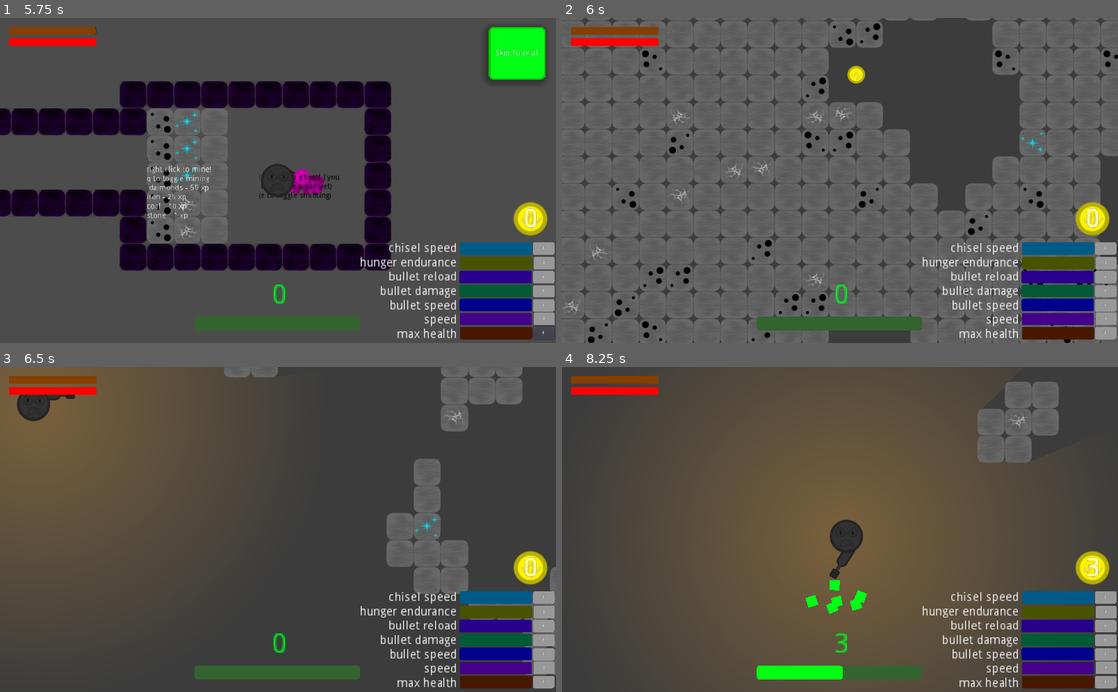
Above: before the commit, frames 1-4 (two rows, left to right).
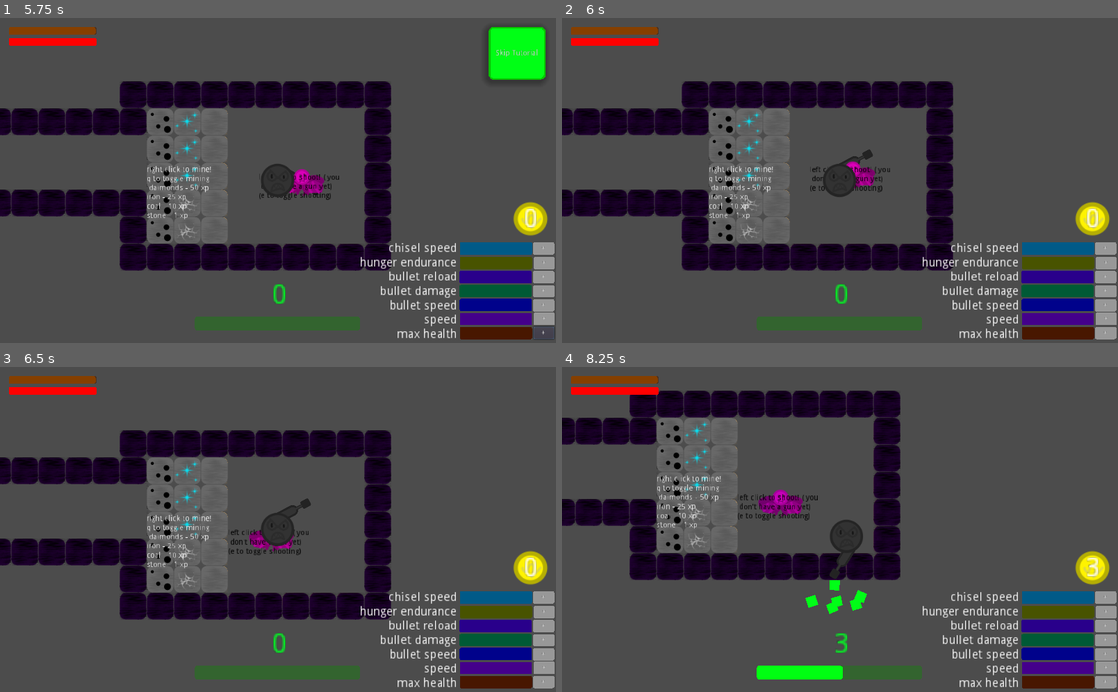
Above: after the commit, the same moments.

Repository: Z53-INCOMING/mechmine.io
Game: Godot game, scene res://scenes/World.tscn
Same seed, same stepped clock (60 frames per second), same inputs: the game is played once before the commit and once after it.
Inputs (mouse positions are in pixels of both pictures, inside the frame that each line leads up to):
- Up to frame 1 (5.75 s): click "+" at 0.5 s; click "+" at 1.25 s; click "+" at 2 s; click "+" at 2.75 s; click "+" at 3.5 s; click "+" at 4.25 s; click "+" at 5 s
- Up to frame 2 (6 s): click "Skip Tutorial" at 5.75 s
- Up to frame 3 (6.5 s): no input
- Up to frame 4 (8.25 s): tap Enter (ui_accept) at 6.5, 6.77, 7.25, 7.52, 8 s; move the mouse to (962, 513) at 6.52 s; hold Right (right) 6.53-7.28 s; tap E (auto fire) at 6.6 s; move the mouse to (728, 545) at 7.27 s; hold S (down) 7.28-8.03 s; tap Q (auto mine) at 7.35 s; move the mouse to (895, 458) at 8.02 s; hold Right (right) from 8.03 s (still down); tap X (flip) at 8.1 s

Frame 1 is identical in both runs. In frame 2, 32% of the frame differs, in the area x 0-100%, y 0-100%; in frame 3, 29%; in frame 4, 32%.
Error after the commit: Invalid set index 'position' (on base: 'null instance') with value of type 'Vector2'. (res://code/TileMap.gd:106)

Commit message:
tank to mech change finally added
I tidied up the remains of alien boss and renamed the tank, to mech.

Diff:
--- a/code/alien boss.gd
+++ /dev/null
@@ -1,51 +0,0 @@
-extends KinematicBody2D
-var past_range = false
-var health = 2000
-onready var mech = get_parent().find_node("tank")
-
-onready var laser = $laser
-onready var tentacle1 = $tentacle
-onready var tentacle2 = $tentacle2
-onready var tentacle3 = $tentacle3
-onready var tentacle4 = $tentacle4
-
-
-func _process(delta: float) -> void:
-	var tentacleDistance1 = tentacle1.global_position.distance_to(mech.global_position)
-	var tentacleDistance2 = tentacle2.global_position.distance_to(mech.global_position)
-	var tentacleDistance3 = tentacle3.global_position.distance_to(mech.global_position)
-	var tentacleDistance4 = tentacle4.global_position.distance_to(mech.global_position)
-	laser.rotation = (mech.global_position - global_position).angle()
-	if past_range != (position.distance_to(mech.position) < 1000.0):
-		laser.is_casting = !laser.is_casting
-	past_range = position.distance_to(mech.position) < 1000.0
-	move_and_slide(Vector2.ZERO)
-	if health <= 0:
-		queue_free()
-	if global_position.distance_to(mech.global_position) < 300:
-		var tentacles = [tentacleDistance1, tentacleDistance2, tentacleDistance3, tentacleDistance4]
-
-		match tentacles.find(tentacles.min()):
-			0:
-				$Tween.stop_all()
-				$Tween.interpolate_property(tentacle1, "rotation", tentacle1.rotation, (mech.global_position - tentacle1.global_position).angle(), 0.2)
-				$Tween.interpolate_property(tentacle2, "rotation", tentacle2.rotation, -45, 0.2)
-				$Tween.interpolate_property(tentacle3, "rotation", tentacle3.rotation, 45, 0.2)
-				$Tween.interpolate_property(tentacle4, "rotation", tentacle4.rotation, 135, 0.2)
-				$Tween.start()
-			1:
-				$Tween.stop_all()
-				$Tween.interpolate_property(tentacle2, "rotation", tentacle2.rotation, (mech.global_position - tentacle2.global_position).angle(), 0.2)
-				$Tween.start()
-			2:
-				$Tween.stop_all()
-				$Tween.interpolate_property(tentacle3, "rotation", tentacle3.rotation, (mech.global_position - tentacle3.global_position).angle(), 0.2)
-				$Tween.start()
-			3:
-				$Tween.stop_all()
-				$Tween.interpolate_property(tentacle4, "rotation", tentacle4.rotation, (mech.global_position - tentacle4.global_position).angle(), 0.2)
-				$Tween.start()
-
-
-func _on_Area2D_area_entered(area: Area2D) -> void:
-	health -= area.bullet_damage + 1
--- a/scenes/World.tscn
+++ b/scenes/World.tscn
@@ -1,7 +1,7 @@
 [gd_scene load_steps=17 format=2]
 
 [ext_resource path="res://images/square.png" type="Texture" id=1]
-[ext_resource path="res://scenes/tank.tscn" type="PackedScene" id=2]
+[ext_resource path="res://scenes/mech.tscn" type="PackedScene" id=2]
 [ext_resource path="res://code/Area2D.gd" type="Script" id=3]
 [ext_resource path="res://scenes/food.tscn" type="PackedScene" id=4]
 [ext_resource path="res://code/Skip.gd" type="Script" id=5]
@@ -41,10 +41,10 @@
 tile_data = PoolIntArray( -61276301, 0, 0, 0, 0, 2, 1, 0, 2, 2, 0, 2, 3, 0, 4, 4, 0, 2, 5, 0, 2, 6, 0, 2, 7, 0, 2, 8, 0 …(5994 unchanged characters)…
 script = ExtResource( 11 )
 
-[node name="tank" parent="TileMap" instance=ExtResource( 2 )]
+[node name="player" parent="TileMap" instance=ExtResource( 2 )]
 position = Vector2( 291.893, 1782.81 )
 
-[node name="RemoteTransform2D" type="RemoteTransform2D" parent="TileMap/tank"]
+[node name="RemoteTransform2D" type="RemoteTransform2D" parent="TileMap/player"]
 remote_path = NodePath("../../../Camera")
 update_rotation = false
 update_scale = false
--- a/scenes/tank.tscn
+++ b/scenes/mech.tscn
@@ -1,7 +1,7 @@
 [gd_scene load_steps=33 format=2]
 
 [ext_resource path="res://skins/angry dude skin.png" type="Texture" id=1]
-[ext_resource path="res://code/tank.gd" type="Script" id=2]
+[ext_resource path="res://code/mech.gd" type="Script" id=2]
 [ext_resource path="res://scenes/fire effect.tscn" type="PackedScene" id=3]
 [ext_resource path="res://scenes/Chisel.tscn" type="PackedScene" id=4]
 [ext_resource path="res://scenes/spread cannon.tscn" type="PackedScene" id=5]
@@ -123,7 +123,7 @@
 scale_random = 0.57
 color = Color( 1, 0, 0, 1 )
 
-[node name="tank" type="KinematicBody2D"]
+[node name="mech" type="KinematicBody2D"]
 light_mask = 0
 position = Vector2( 0.402, 0 )
 collision_mask = 18
Renamed: code/tank.gd -> code/mech.gd
Binary file removed: images/alien head.png
Not shown, removed: images/alien head.png.import
Binary file removed: images/tentacle piece.png
Not shown, removed: images/tentacle piece.png.import
